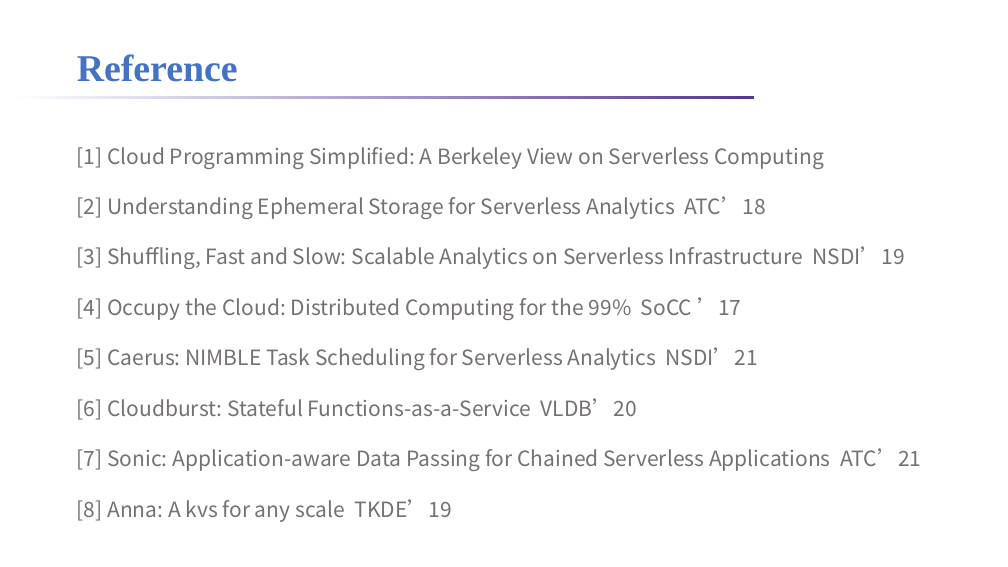
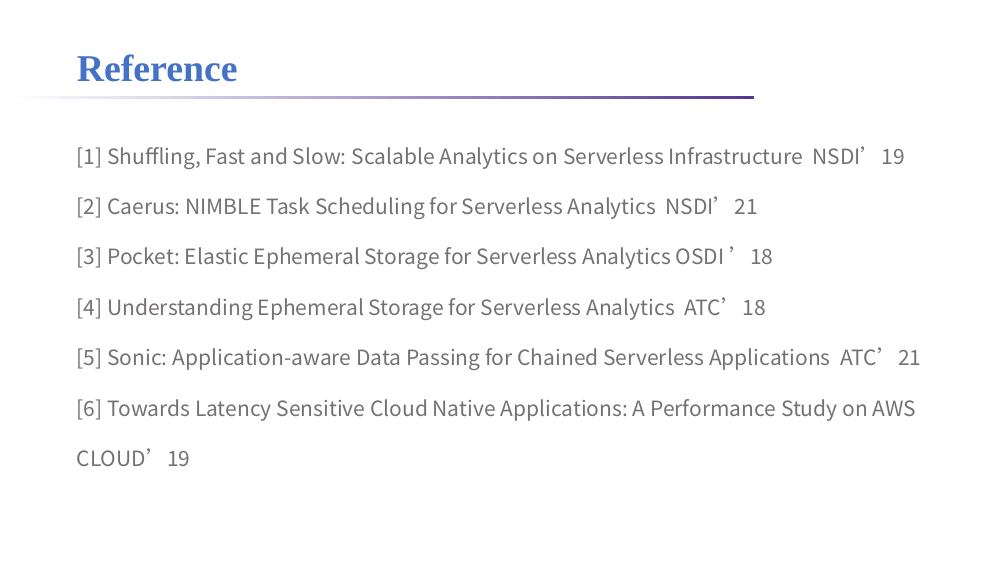
Before and after one commit to lt2000/ADSL, a slide deck: slide 16 of meeting/数据分析应用的数据特征.pptx (slide 12 before the commit). Drawn at 1008x567 pixels with LibreOffice and Linux fonts; fonts in the diff are those of the drawing; background and template pictures are left out. Boxes give left, top, right and bottom in pixels: in the first picture for what was removed or moved away, otherwise in the second. Text is boxed around its words. In the diff, an @@ line names an element or a change of style, - is before the commit and + after.

Commit message:
update PPT

```diff
--- a/meeting/数据分析应用的数据特征.pptx
+++ b/meeting/数据分析应用的数据特征.pptx
@@ text at bbox=[77, 146, 921, 421]: text changed @@
-[1] Cloud Programming Simplified: A Berkeley View on Serverless Computing
-[2] Understanding Ephemeral Storage for Serverless Analytics ATC’18
-[3] Shuffling, Fast and Slow: Scalable Analytics on Serverless Infrastructure NSDI’19
-[4] Occupy the Cloud: Distributed Computing for the 99% SoCC ’17
-[5] Caerus: NIMBLE Task Scheduling for Serverless Analytics NSDI’21
-[6] Cloudburst: Stateful Functions-as-a-Service VLDB’20
-[7] Sonic: Application-aware Data Passing for Chained Serverless Applications ATC’21
-[8] Anna: A kvs for any scale TKDE’19
+[1] Shuffling, Fast and Slow: Scalable Analytics on Serverless Infrastructure NSDI’19
+[2] Caerus: NIMBLE Task Scheduling for Serverless Analytics NSDI’21
+[3] Pocket: Elastic Ephemeral Storage for Serverless Analytics OSDI ’18
+[4] Understanding Ephemeral Storage for Serverless Analytics ATC’18
+[5] Sonic: Application-aware Data Passing for Chained Serverless Applications ATC’21
+[6] Towards Latency Sensitive Cloud Native Applications: A Performance Study on AWS CLOUD’19
```
Also in this commit, not shown: 6 other slides changed, 4 slides added, 2 other files.
